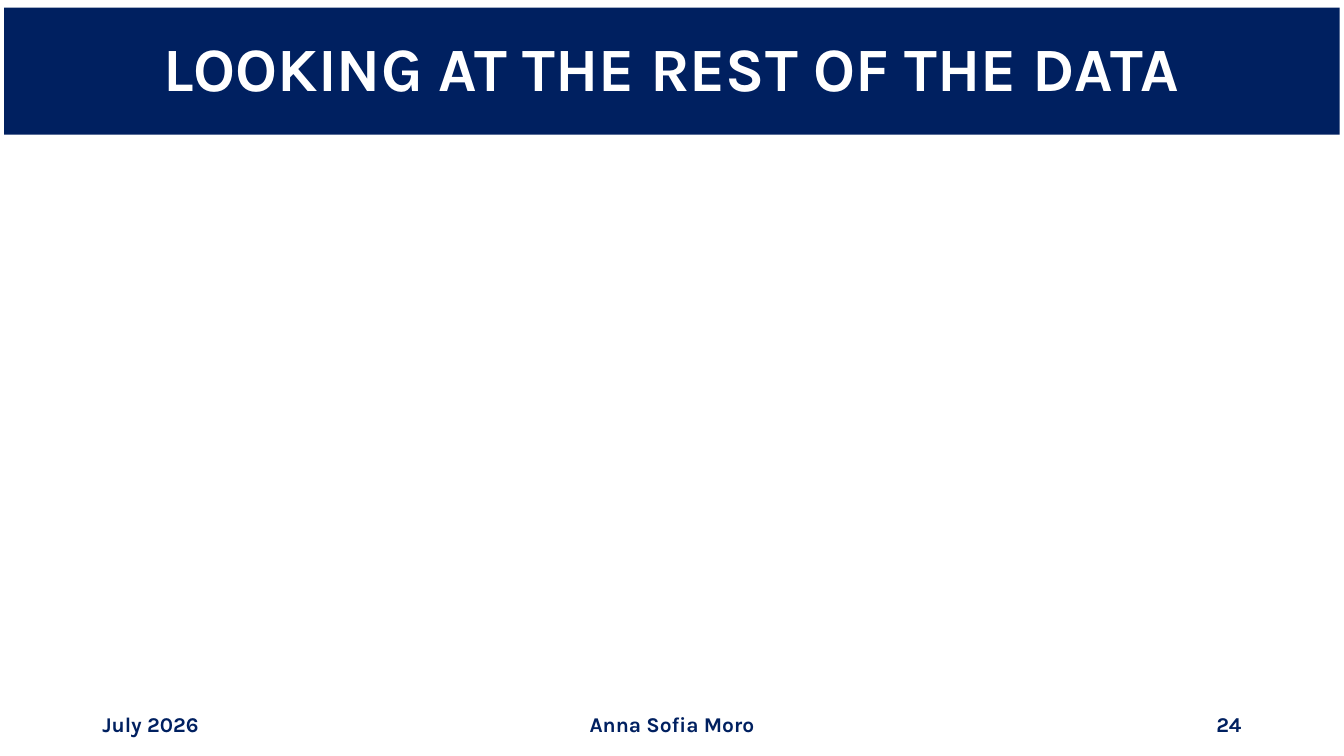
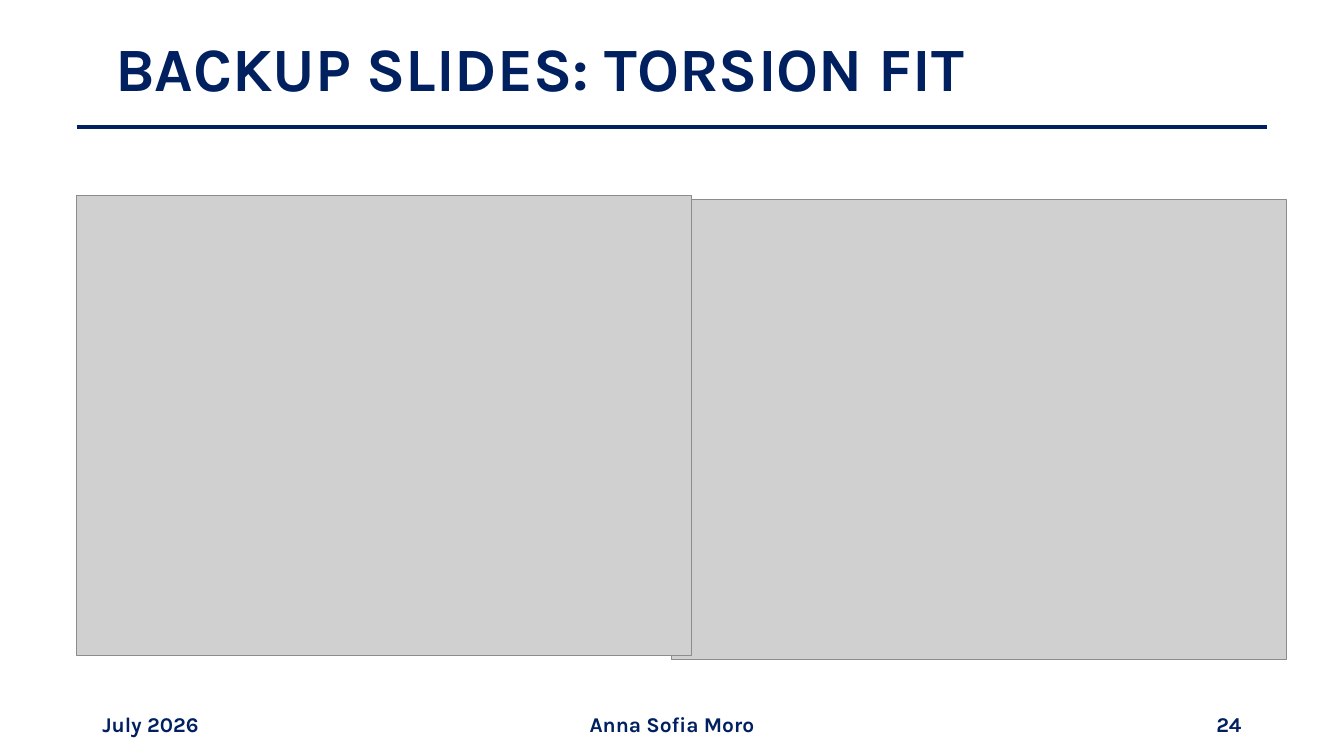
Before and after one commit to annaasofia/tesi, a slide deck: slide 24 of slides/week4.pptx. Drawn at 1344x756 pixels with LibreOffice and Linux fonts; fonts in the diff are those of the drawing; grey boxes stand for pictures. Boxes give left, top, right and bottom in pixels: in the first picture for what was removed or moved away, otherwise in the second. Text is boxed around its words. In the diff, an @@ line names an element or a change of style, - is before the commit and + after.

```diff
--- a/slides/week4.pptx
+++ b/slides/week4.pptx
@@ title "BACKUP SLIDES: TORSION FIT": place and size @@
-title "BACKUP SLIDES: TORSION FIT" at (4, 8, 1340, 135)
+title "BACKUP SLIDES: TORSION FIT" at (115, 50, 964, 92)
@@ title "BACKUP SLIDES: TORSION FIT" at (115, 50, 964, 92): fill #002060 to none @@
@@ title at (115, 50, 964, 92): text changed; text colour #FFFFFF to #002060 @@
-LOOKING AT THE REST OF THE DATA
+BACKUP SLIDES: TORSION FIT
@@ line added from (77, 127) to (1267, 127), #002060 3 pt @@
@@ picture added at (77, 196, 692, 655) @@
@@ picture added at (673, 200, 1288, 659) @@
@@ rectangle added at (850, 196, 1160, 331), fill #FFFFFF, outline #FFFFFF 1.5 pt @@
```
Also in this commit, not shown: 18 other slides changed, 6 slides added, 6 slides removed, 2 other files.
